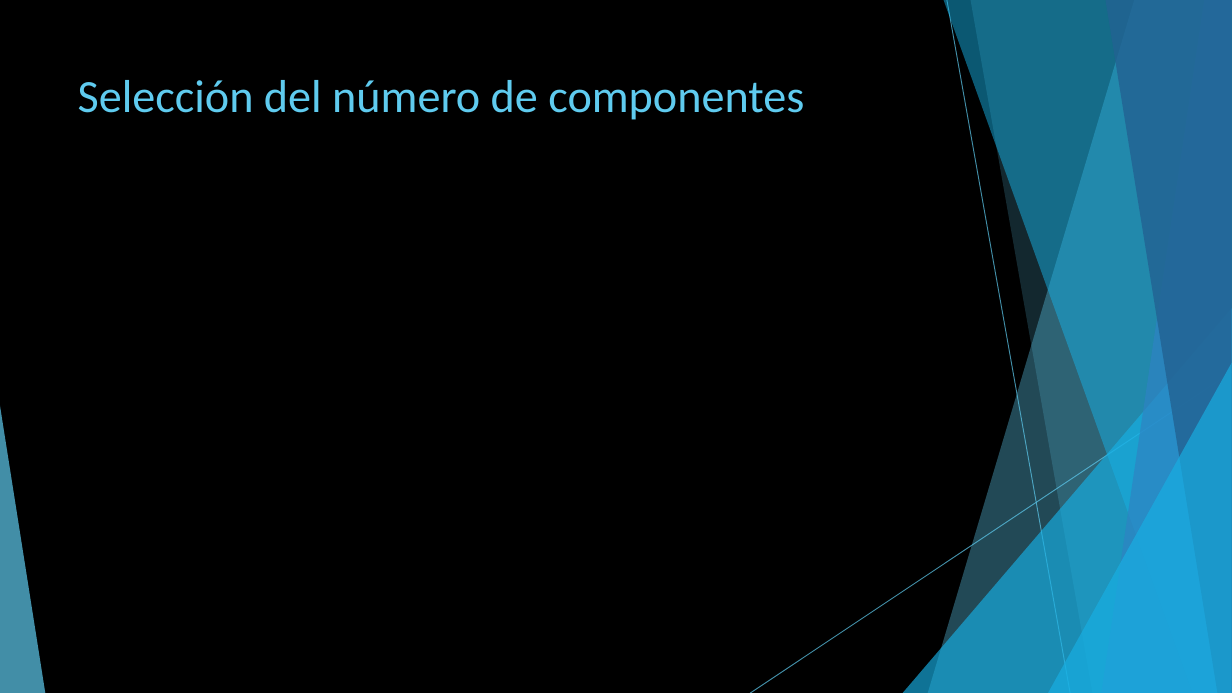
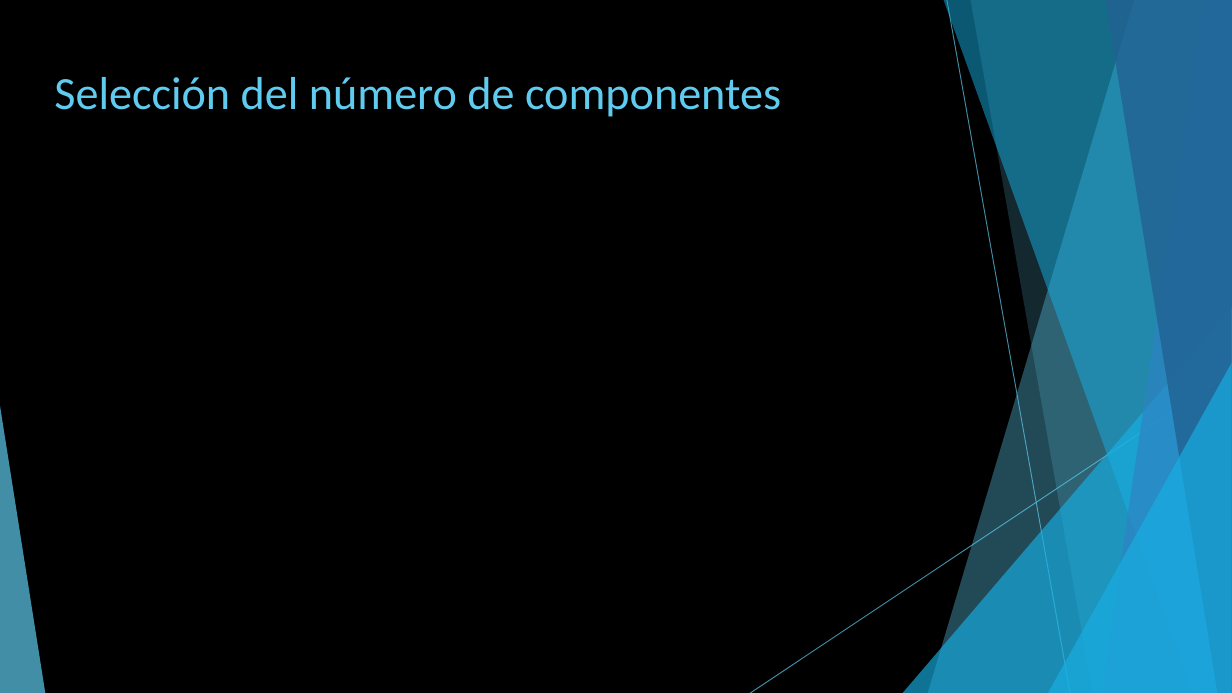
Before and after one commit to joanby/curso-estadistica-multivariante, a slide deck: slide 6 of Seccion 5 Componentes Principales/Diapositivas/5.5 Interpretación y selección de los componentes.pptx. Drawn at 1232x693 pixels with LibreOffice and Linux fonts; fonts in the diff are those of the drawing; grey boxes stand for pictures. Boxes give left, top, right and bottom in pixels: in the first picture for what was removed or moved away, otherwise in the second. Text is boxed around its words. In the diff, an @@ line names an element or a change of style, - is before the commit and + after.

```diff
--- a/Seccion 5 Componentes Principales/Diapositivas/5.5 Interpretación y selección de los componentes.pptx
+++ b/Seccion 5 Componentes Principales/Diapositivas/5.5 Interpretación y selección de los componentes.pptx
@@ title "Selección del número de componentes": place and size @@
-title "Selección del número de componentes" at [78,80,804,120]
+title "Selección del número de componentes" at [54,77,781,117]
```
Also in this commit, not shown: 1 other slide changed, 2 other files.
